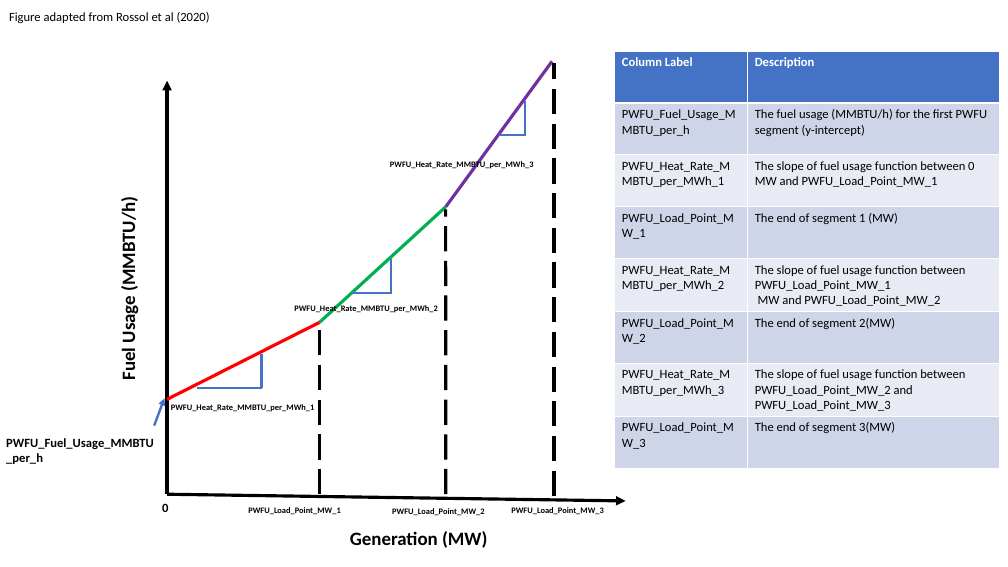
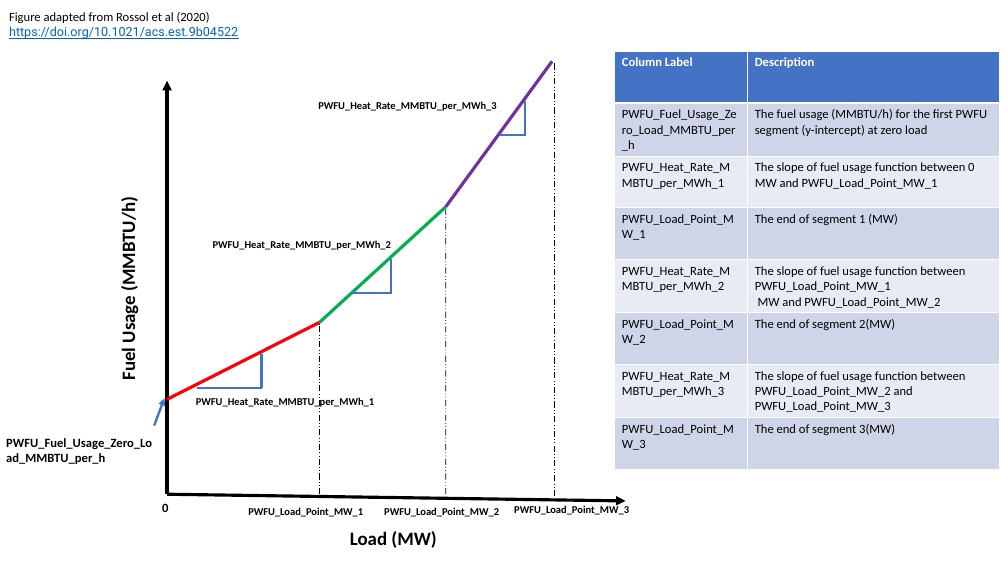
Before and after one commit to GenXProject/GenX.jl, a slide deck: slide 1 of Example_Systems/PiecewiseFuel_CO2_Example/PiecewiseFuelUsage_data_description.pptx. Drawn at 1008x567 pixels with LibreOffice and Linux fonts; fonts in the diff are those of the drawing. Boxes give left, top, right and bottom in pixels: in the first picture for what was removed or moved away, otherwise in the second. Text is boxed around its words. In the diff, an @@ line names an element or a change of style, - is before the commit and + after.

```diff
--- a/Example_Systems/PiecewiseFuel_CO2_Example/PiecewiseFuelUsage_data_description.pptx
+++ b/Example_Systems/PiecewiseFuel_CO2_Example/PiecewiseFuelUsage_data_description.pptx
@@ text at <box>9,26,238,39</box>: paragraph added @@
+https://doi.org/10.1021/acs.est.9b04522
@@ table at <box>615,51,1000,470</box> @@
-row 2, column 1: PWFU_Fuel_Usage_MMBTU_per_h
+row 2, column 1: PWFU_Fuel_Usage_Zero_Load_MMBTU_per_h
-row 2, column 2: The fuel usage (MMBTU/h) for the first PWFU segment (y-intercept)
+row 2, column 2: The fuel usage (MMBTU/h) for the first PWFU segment (y-intercept) at zero load
@@ line (554, 496) - (554, 63): stroke #000000 3 pt dashed to #000000 0.75 pt dashed @@
@@ text "PWFU_Heat_Rate_MMBTU_per_MWh_3": place and size @@
-text "PWFU_Heat_Rate_MMBTU_per_MWh_3" at <box>390,160,534,169</box>
+text "PWFU_Heat_Rate_MMBTU_per_MWh_3" at <box>318,101,496,111</box>
@@ line (446, 495) - (446, 209): stroke #000000 3 pt dashed to #000000 0.75 pt dashed @@
@@ size 8 to 10 pt in 6 elements at <box>196,397,374,407</box>, <box>384,507,499,517</box>, <box>248,507,363,517</box>, <box>514,504,629,515</box>, <box>318,101,496,111</box>, <box>213,240,391,250</box> @@
@@ text "PWFU_Heat_Rate_MMBTU_per_MWh_2": place and size @@
-text "PWFU_Heat_Rate_MMBTU_per_MWh_2" at <box>294,305,438,314</box>
+text "PWFU_Heat_Rate_MMBTU_per_MWh_2" at <box>213,240,391,250</box>
@@ line (320, 495) - (320, 324): stroke #000000 3 pt dashed to #000000 0.75 pt dashed @@
@@ text "PWFU_Heat_Rate_MMBTU_per_MWh_1": place and size @@
-text "PWFU_Heat_Rate_MMBTU_per_MWh_1" at <box>171,404,315,412</box>
+text "PWFU_Heat_Rate_MMBTU_per_MWh_1" at <box>196,397,374,407</box>
@@ text at <box>6,438,152,464</box>: text changed @@
-PWFU_Fuel_Usage_MMBTU_per_h
+PWFU_Fuel_Usage_Zero_Load_MMBTU_per_h
@@ text "PWFU_Load_Point_MW_2": place and size @@
-text "PWFU_Load_Point_MW_2" at <box>392,508,484,516</box>
+text "PWFU_Load_Point_MW_2" at <box>384,507,499,517</box>
@@ text at <box>350,531,436,548</box>: text changed @@
-Generation (MW)
+Load (MW)
```
Also in this commit, not shown: 3 other files.
